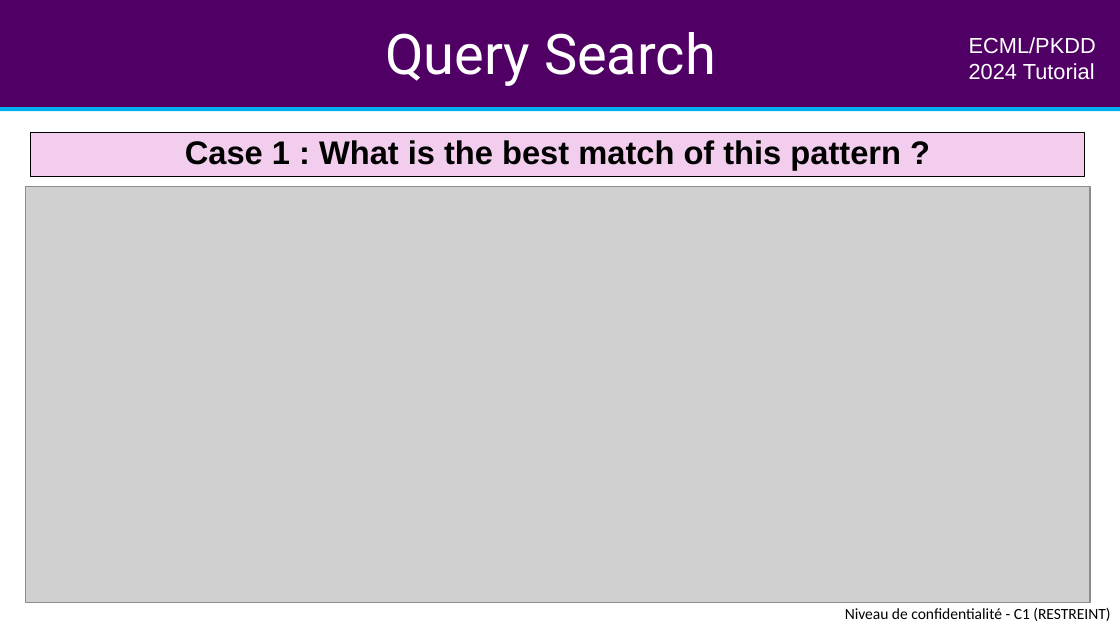
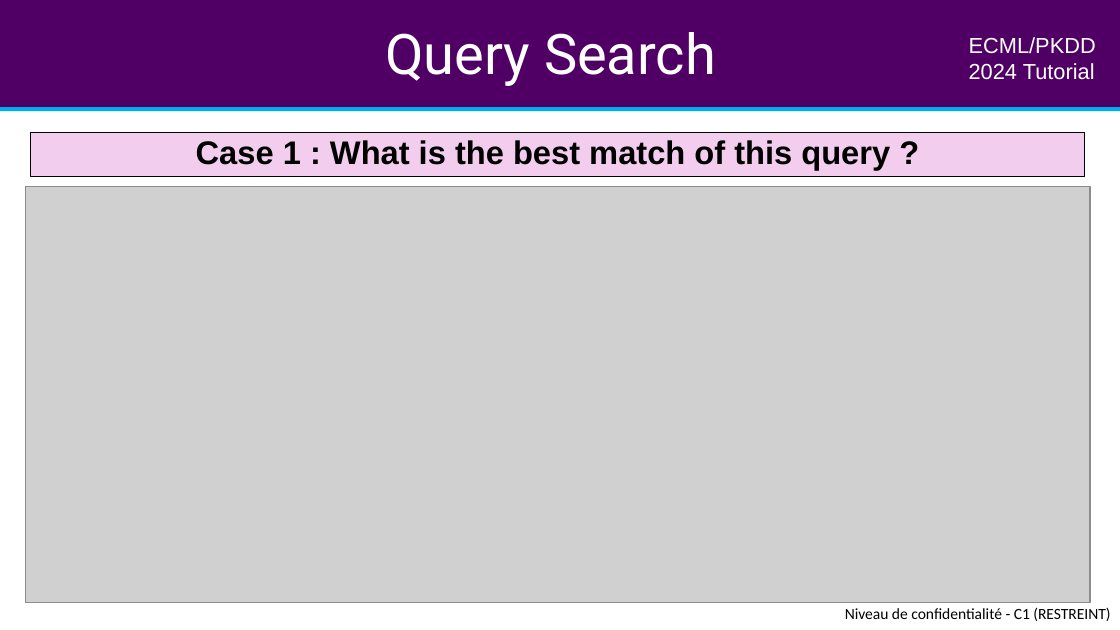
Before and after one commit to aeon-toolkit/aeon-tutorials, a slide deck: slide 6 of ECML-2024/Slides/part4_similarity_search.pptx. Drawn at 1120x630 pixels with LibreOffice and Linux fonts; fonts in the diff are those of the drawing; grey boxes stand for pictures. Boxes give left, top, right and bottom in pixels: in the first picture for what was removed or moved away, otherwise in the second. Text is boxed around its words. In the diff, an @@ line names an element or a change of style, - is before the commit and + after.

```diff
--- a/ECML-2024/Slides/part4_similarity_search.pptx
+++ b/ECML-2024/Slides/part4_similarity_search.pptx
@@ text in rectangle at (196, 140, 890, 170): text changed @@
-Case 1 : What is the best match of this pattern ?
+Case 1 : What is the best match of this query ?
```
Also in this commit, not shown: 20 other slides changed, 1 slide added.
